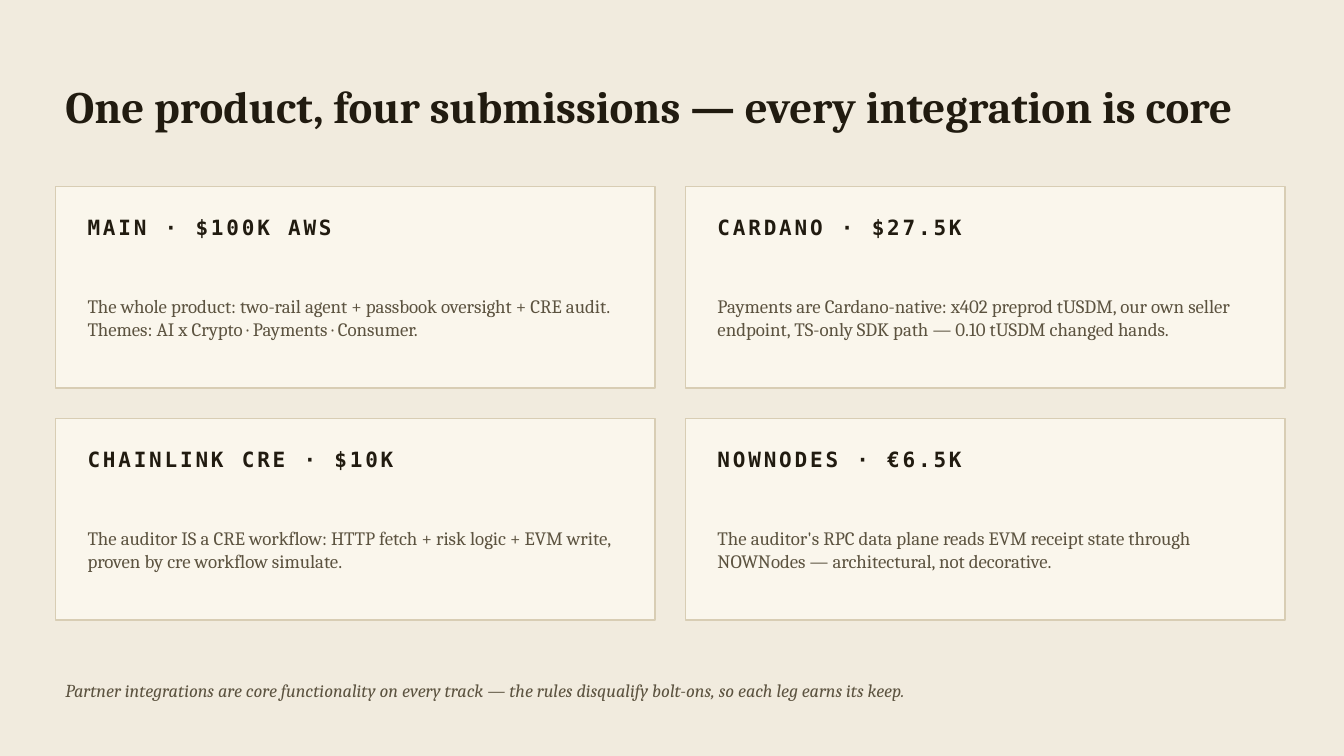
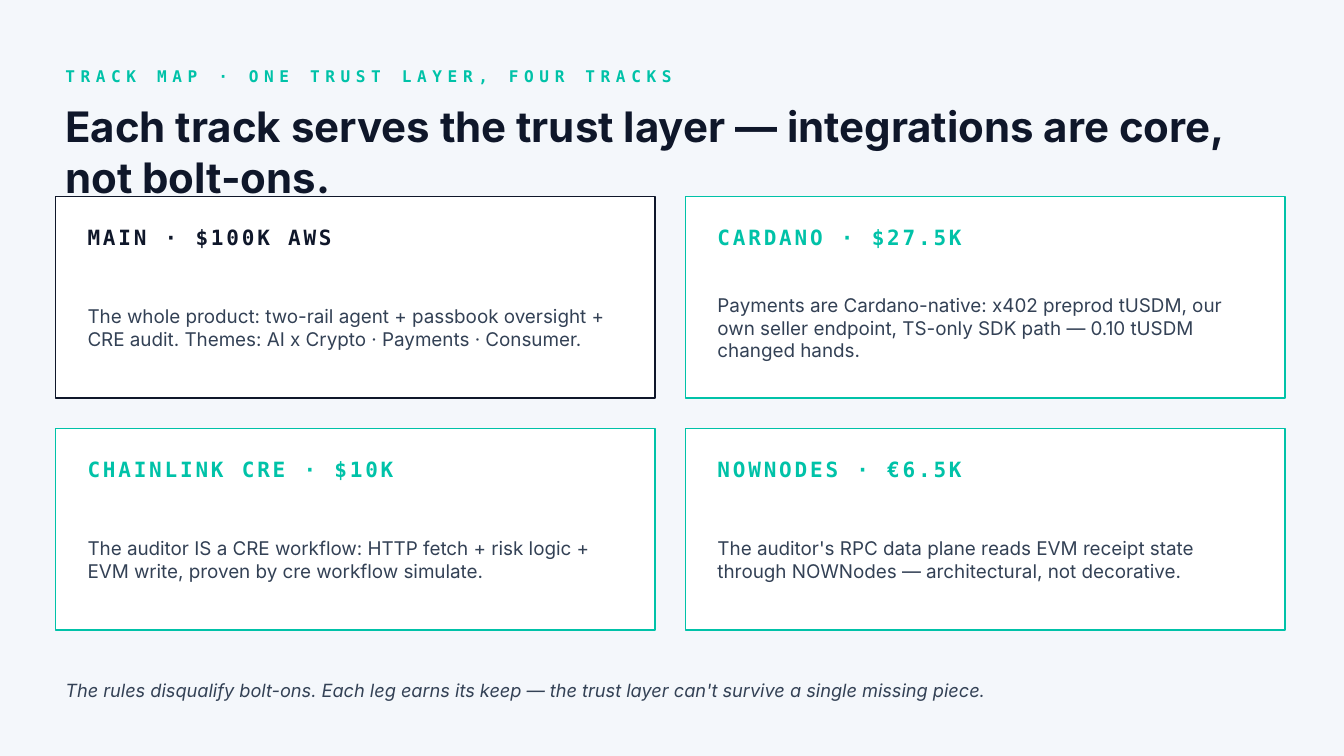
Before and after one commit to Poom5741/leashed-agent, a slide deck: slide 7 of docs/slides/leashed-agent-slides.pptx. Drawn at 1344x756 pixels with LibreOffice and Linux fonts; fonts in the diff are those of the drawing. Boxes give left, top, right and bottom in pixels: in the first picture for what was removed or moved away, otherwise in the second. Text is boxed around its words. In the diff, an @@ line names an element or a change of style, - is before the commit and + after.

Commit message:
M14: redesign — Trust Layer positioning + fintech SPA + reframed deck
Frontend (apps/web-agents):
- New design system in styles.css: deep navy + electric teal palette,
  fintech card-grid layout, semantic tokens (--accent, --ok, --warn,
  --danger, --muted, --shadow-*, --r-*)
- App shell reworked — sidebar nav (Agents, Services) with brand mark
  + tagline + responsive collapse to top-bar on mobile
- AgentsListPage: hero strip with TRUST LAYER · v2 eyebrow + headline +
  paragraph + 4 trust-pill chips; card grid retains Revoke button
- PassbookPage: hero strip with lease-state headline + meta-grid
  (status, leaseState, spending cap, created) + trust-layer audit panel
- ServicesPage: marketplace hero + search input + filtered table
- All three pages typecheck + build clean (45 modules, 9.83 kB CSS,
  273 kB JS)
- In-app browser click test confirms /agents, /agents/0xaa, /services
  render correctly with the new palette

Slides (docs/slides):
- Reframed all 9 slides around Trust Layer for AI Agents positioning
- New palette matches SPA: DARK=#0B1A2F, ACCENT=#00C2A8, INK=#0F172A
- Cover: LEASHED AGENT PLATFORM headline + TRUST LAYER FOR AI AGENTS
  eyebrow + One leash, every payment, independently checked. tagline
- Slide 2: AI agents already spend money. Nobody is holding the leash.
  reframed under POSITIONING · TRUST LAYER FOR AI AGENTS eyebrow
- Slide 3: The Four Pieces — Leash · Receipts · Audit · Funding with
  electric-teal accent on the load-bearing pillars
- Slide 5 (live evidence): broken out per trust-layer promise
- Slide 6 (evidence table): columns relabeled as Promise / Rail /
- Slide 7 (track map): each track relabeled to serve the trust layer
- Slide 8 (rubric): TRUST LAYER SCORES ON ALL FIVE eyebrow
- Slide 9 (closing): The trust layer for AI agents. CTA
- PPTX rebuilt (2.4 MB, leashed-agent-slides.pptx)

```diff
--- a/docs/slides/leashed-agent-slides.pptx
+++ b/docs/slides/leashed-agent-slides.pptx
@@ background #F1EBDE to #F4F7FB @@
@@ text at (65,70,671,85): text changed; size 32 to 11.5 pt; font Cambria to DejaVu Sans Mono; text colour #211B10 to #00C2A8 @@
-One product, four submissions — every integration is core
+TRACK MAP · ONE TRUST LAYER, FOUR TRACKS
@@ text added at (65,110,1224,197), 30 pt, text #0F172A, bold @@
+Each track serves the trust layer — integrations are core, not bolt-ons.
@@ 7 texts, 4 rectangles: place and size @@
-7 texts, 4 rectangles at (55,187,1286,620)
+7 texts, 4 rectangles at (55,197,1286,630)
@@ rectangle at (55,197,655,398): fill #FAF6EC to #FFFFFF; outline #D8CDB4 1 pt to #0F172A 1.2 pt @@
@@ text "MAIN · $100K AWS" at (88,229,331,248): text colour #211B10 to #0F172A @@
@@ fill #FAF6EC to #FFFFFF; outline #D8CDB4 1 pt to #00C2A8 1.2 pt in 3 elements at (686,197,1286,398), (55,429,655,630), (686,429,1286,630) @@
@@ text colour #211B10 to #00C2A8 in 3 elements at (717,229,962,248), (88,461,393,480), (717,461,961,478) @@
@@ font Cambria to Inter, text colour #5C5340 to #334155 in 4 elements at (88,309,586,350), (717,298,1222,361), (88,540,572,582), (717,541,1194,582) @@
@@ text at (65,683,985,701): text changed; font Cambria to Inter; text colour #5C5340 to #334155 @@
-Partner integrations are core functionality on every track — the rules disqualify bolt-ons, so each leg earns its keep.
+The rules disqualify bolt-ons. Each leg earns its keep — the trust layer can't survive a single missing piece.
```
Also in this commit, not shown: 7 other slides changed, 1 slide added, 1 slide removed, 6 other files.
